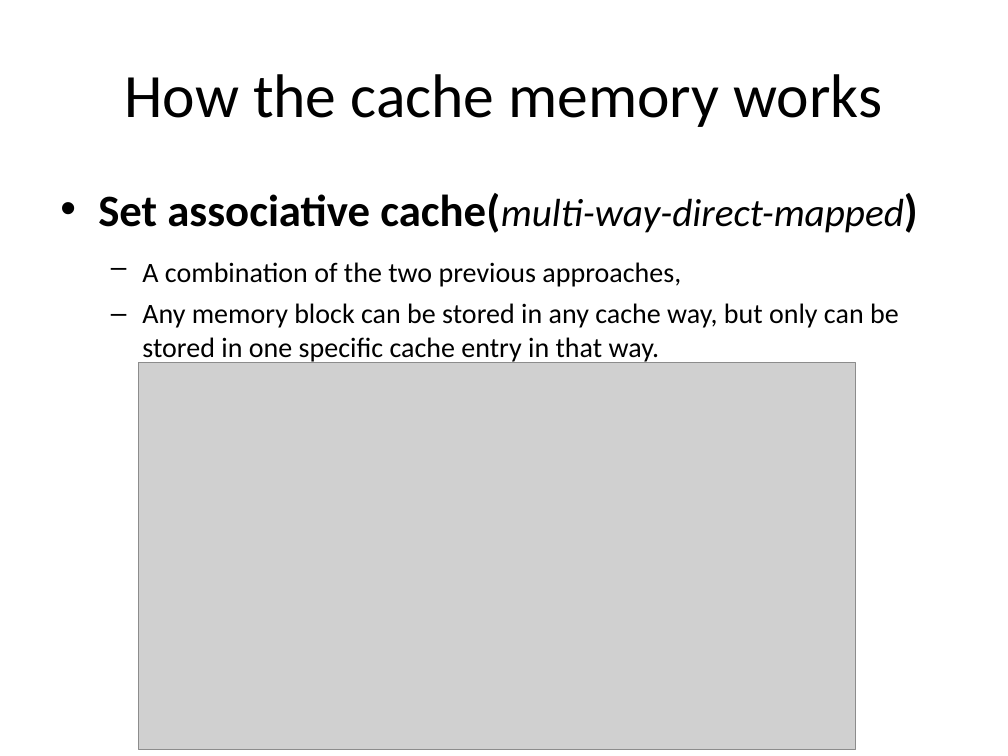
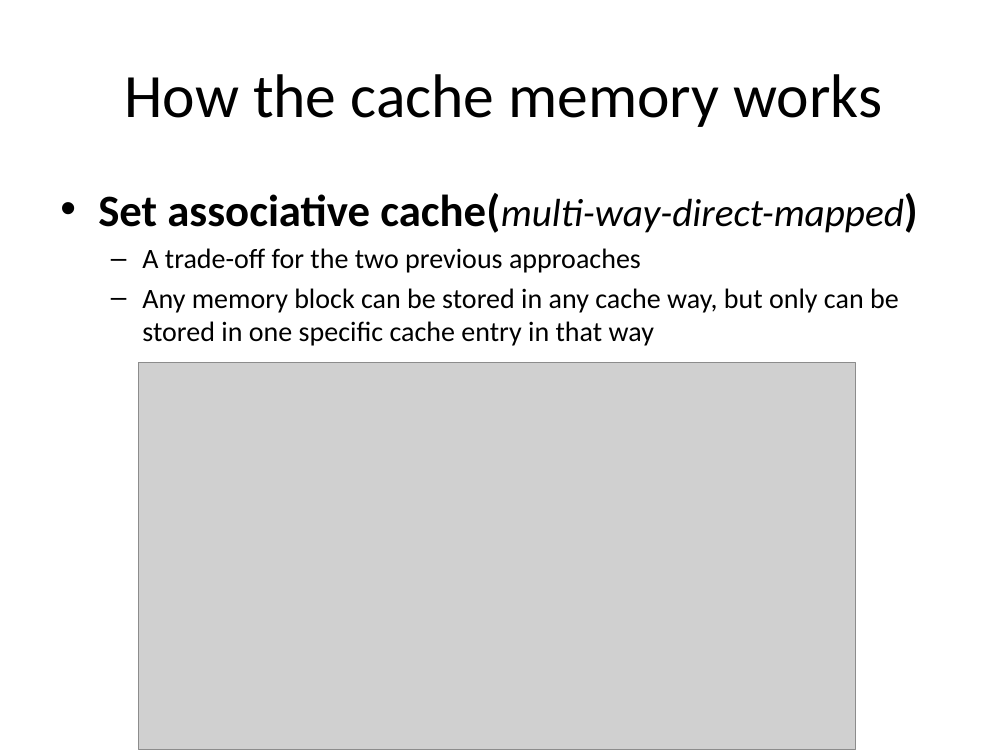
Before and after one commit to guhanjie/Knowledge-sharing, a slide deck: slide 26 of data model in memory and disk.pptx. Drawn at 1008x756 pixels with LibreOffice and Linux fonts; fonts in the diff are those of the drawing; grey boxes stand for pictures. Boxes give left, top, right and bottom in pixels: in the first picture for what was removed or moved away, otherwise in the second. Text is boxed around its words. In the diff, an @@ line names an element or a change of style, - is before the commit and + after.

Commit message:
v1.0 for data model in memory & disk

```diff
--- a/data model in memory and disk.pptx
+++ b/data model in memory and disk.pptx
@@ text at (x1=142, y1=248, x2=899, y2=346): text changed @@
-  – A combination of the two previous approaches,
-  – Any memory block can be stored in any cache way, but only can be stored in one specific cache entry in that way.
+  – A trade-off for the two previous approaches
+  – Any memory block can be stored in any cache way, but only can be stored in one specific cache entry in that way
```
Also in this commit, not shown: 14 other slides changed, 1 slide added.
